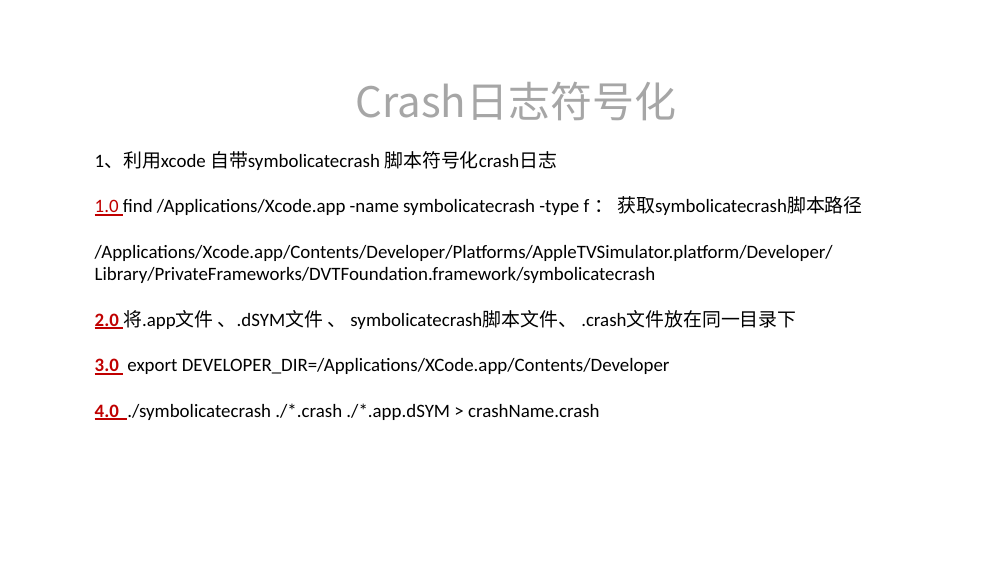
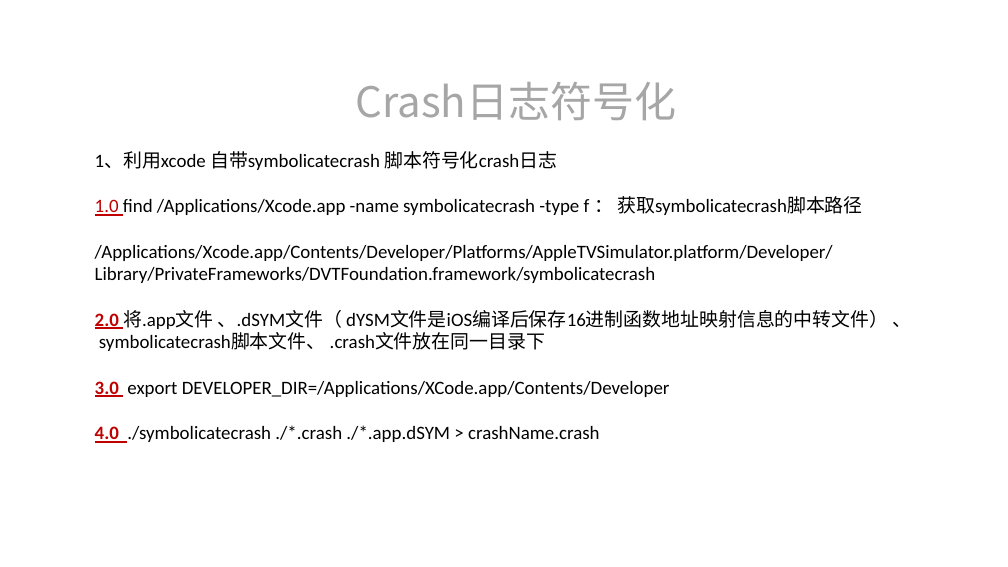
Before and after one commit to git-hushuai/CrashHandle, a slide deck: slide 18 of 网金控股ppt模版.pptx. Drawn at 1008x567 pixels with LibreOffice and Linux fonts; fonts in the diff are those of the drawing; background and template pictures are left out. Boxes give left, top, right and bottom in pixels: in the first picture for what was removed or moved away, otherwise in the second. Text is boxed around its words. In the diff, an @@ line names an element or a change of style, - is before the commit and + after.

```diff
--- a/网金控股ppt模版.pptx
+++ b/网金控股ppt模版.pptx
@@ text at (95,310,912,351): text changed @@
-2.0 将.app文件 、.dSYM文件 、 symbolicatecrash脚本文件、 .crash文件放在同一目录下
+2.0 将.app文件 、.dSYM文件（ dYSM文件是iOS编译后保存16进制函数地址映射信息的中转文件） 、 symbolicatecrash脚本文件、 .crash文件放在同一目录下
```
Also in this commit, not shown: 2 other slides changed, 6 other files.
